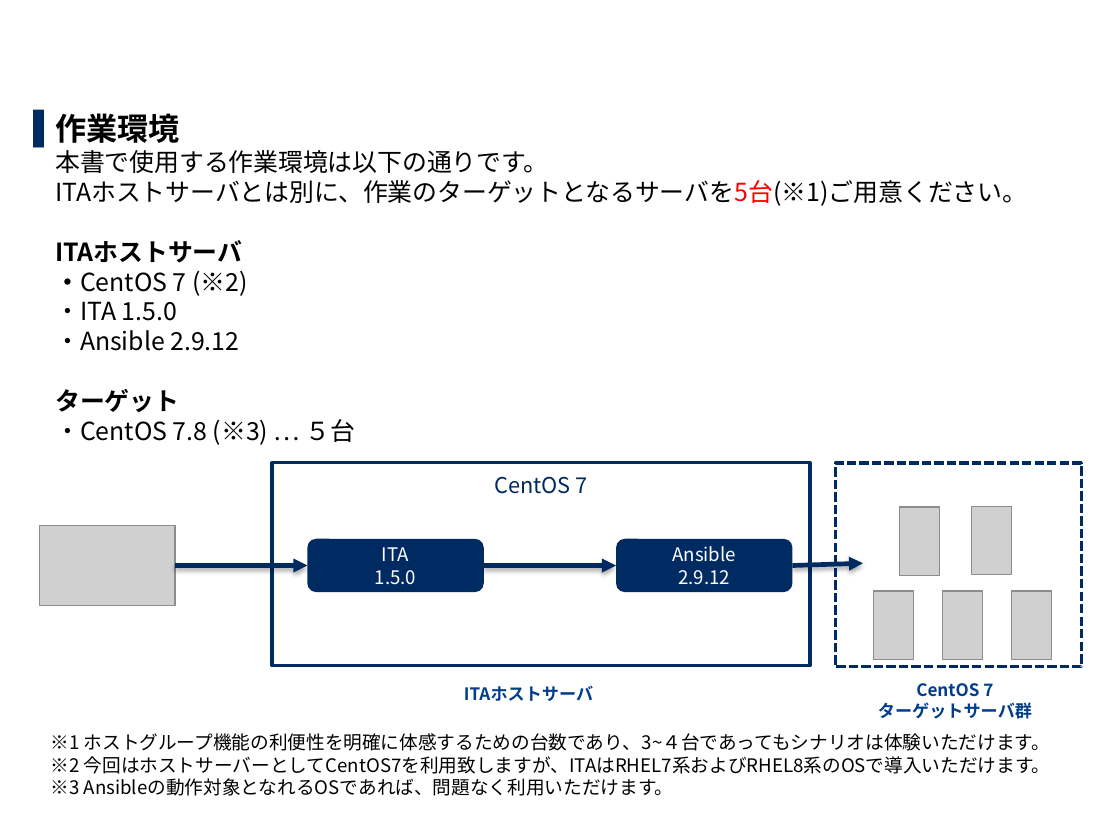
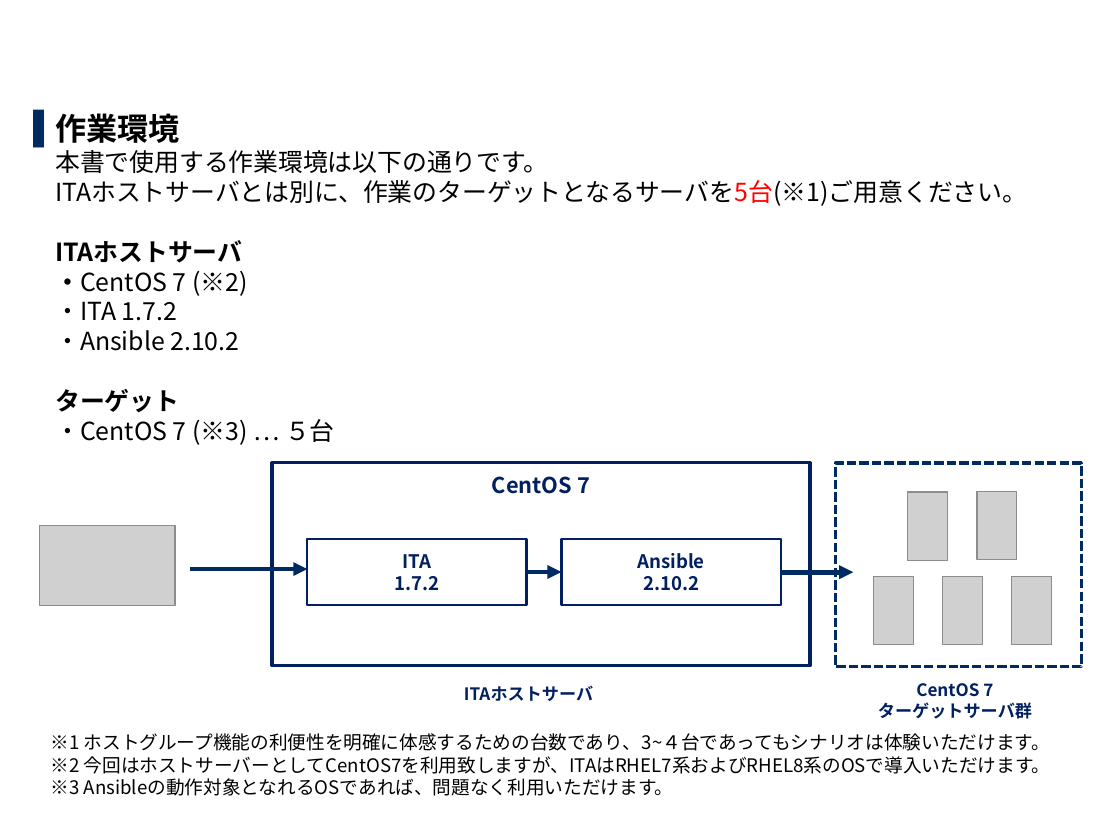
Before and after one commit to exastro-suite/it-automation-docs, a slide deck: slide 5 of asset/Learn_ja/ITA-hg-ps_practice_ja.pptx. Drawn at 1120x840 pixels with LibreOffice and Linux fonts; fonts in the diff are those of the drawing; grey boxes stand for pictures; background and template pictures are left out. Boxes give left, top, right and bottom in pixels: in the first picture for what was removed or moved away, otherwise in the second. Text is boxed around its words. In the diff, an @@ line names an element or a change of style, - is before the commit and + after.

```diff
--- a/asset/Learn_ja/ITA-hg-ps_practice_ja.pptx
+++ b/asset/Learn_ja/ITA-hg-ps_practice_ja.pptx
@@ text at box(55, 113, 1027, 445): text changed @@
-▌ 作業環境
-  本書で使用する作業環境は以下の通りです。
-  ITAホストサーバとは別に、作業のターゲットとなるサーバを5台(※1)ご用意ください。
-  ITAホストサーバ
-  ・CentOS 7 (※2)
-  ・ITA 1.5.0
-  ・Ansible 2.9.12
-  ターゲット
-  ・CentOS 7.8 (※3) … ５台
+▌ 作業環境
+  本書で使用する作業環境は以下の通りです。
+  ITAホストサーバとは別に、作業のターゲットとなるサーバを5台(※1)ご用意ください。
+  ITAホストサーバ
+  ・CentOS 7 (※2)
+  ・ITA 1.7.2
+  ・Ansible 2.10.2
+  ターゲット
+  ・CentOS 7 (※3) … ５台
@@ rectangle "CentOS 7" at box(272, 463, 810, 665): text colour #002960 to #002060, bold on; outline #002B62 2 pt to #002060 2 pt @@
@@ picture: place and size @@
-picture at box(899, 507, 940, 576)
+picture at box(908, 492, 949, 560)
@@ picture: place and size @@
-picture at box(971, 506, 1011, 575)
+picture at box(977, 492, 1017, 560)
@@ rectangle "ITA": place and size @@
-rectangle "ITA" at box(307, 539, 484, 592)
+rectangle "ITA" at box(307, 539, 526, 605)
@@ rectangle "ITA" at box(307, 539, 526, 605): rounded rectangle to rectangle; fill #002B62 to #FFFFFF; outline none to #002060 1.5 pt @@
@@ rectangle "Ansible" at box(561, 539, 781, 605): rounded rectangle to rectangle; fill #002B62 to #FFFFFF; outline none to #002060 1.5 pt @@
@@ rectangle "Ansible": place and size @@
-rectangle "Ansible" at box(616, 539, 793, 592)
+rectangle "Ansible" at box(561, 539, 781, 605)
@@ arrow moved from (175, 566) - (307, 566) to (189, 569) - (307, 569) @@
@@ text in rectangle at box(403, 554, 432, 568): text colour #FFFFFF to #002060, bold on in "ITA" @@
@@ text in rectangle at box(637, 553, 704, 569): text colour #FFFFFF to #002060, bold on in "Ansible" @@
@@ text in rectangle at box(394, 576, 439, 590): text changed; text colour #FFFFFF to #002060; bold on @@
-1.5.0
+1.7.2
@@ arrow moved from (484, 566) - (616, 566) to (526, 572) - (561, 572) @@
@@ text in rectangle at box(643, 576, 699, 591): text changed; text colour #FFFFFF to #002060; bold on @@
-2.9.12
+2.10.2
@@ arrow moved from (793, 566) - (864, 563) to (780, 572) - (853, 572) @@
@@ 3 pictures: place and size @@
-3 pictures at box(874, 591, 1052, 660)
+3 pictures at box(874, 576, 1052, 644)
@@ text "ITAホストサーバ" at box(464, 685, 593, 701): text colour #003D8B to #002060 @@
@@ text "CentOS 7 ターゲットサーバ群" at box(878, 683, 1032, 719): text colour #003D8B to #002060 @@
```
Also in this commit, not shown: 36 other slides changed, 2 slides added, 3 slides removed, 1 other file.
